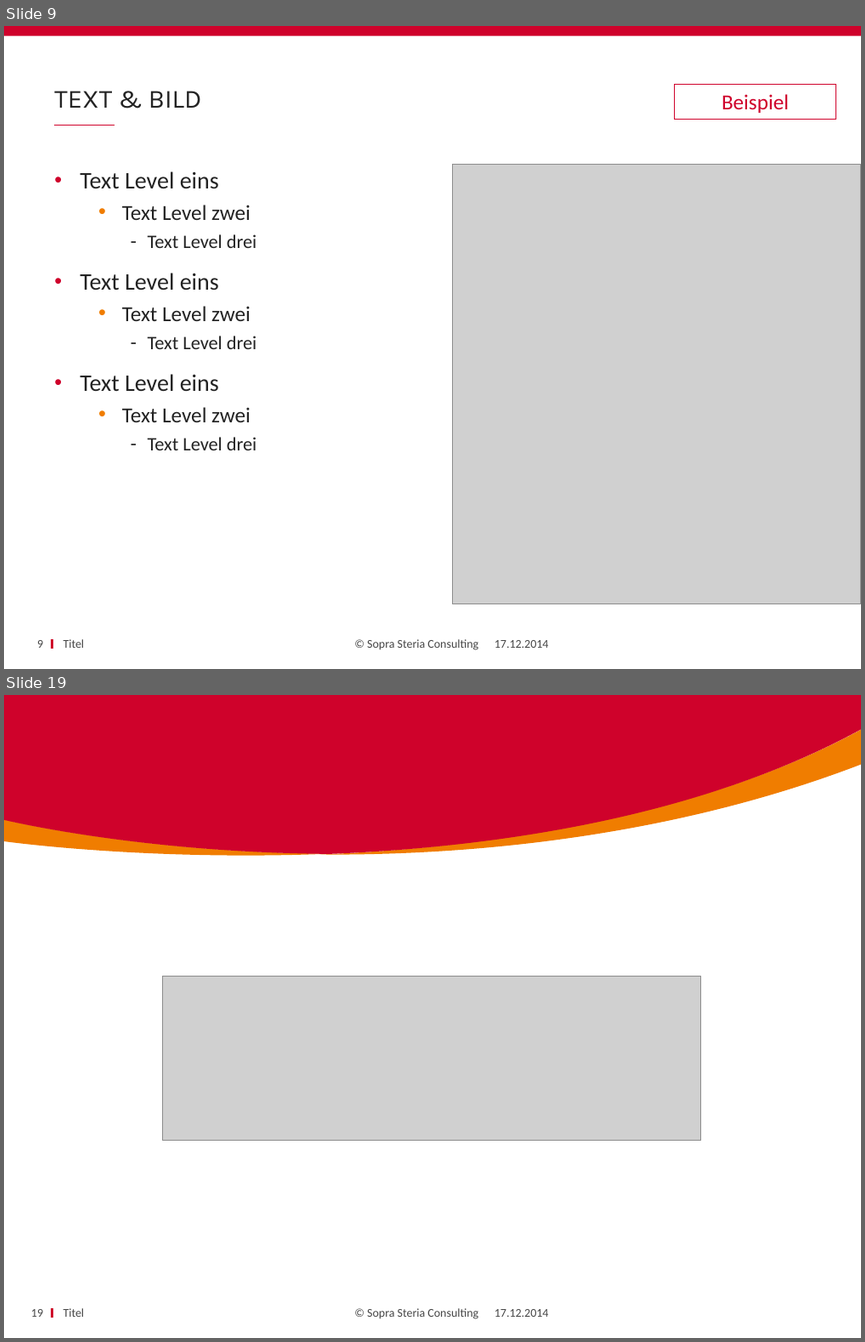
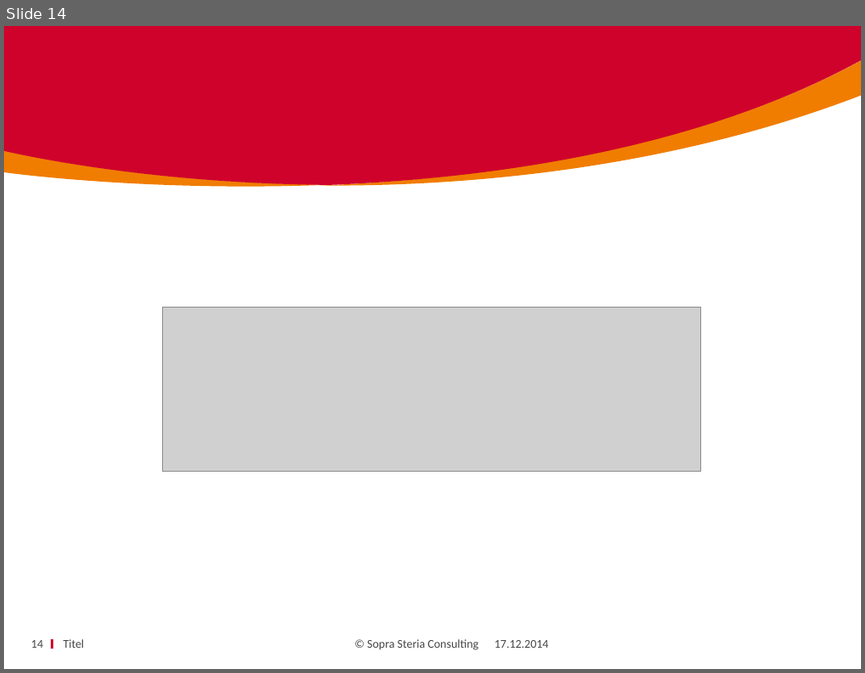
Before and after one commit to amueller0011stad/techupdate, a slide deck: TechUpdate_Status.pptx. Shown one above the other, each under a label of ours: slides 9 and 19 before the commit, slide 14 after it; the slides between them are not shown. The pictures are 865x1342 and 865x673 pixels, drawn with LibreOffice and Linux fonts; fonts in the diff are those of the drawing; grey boxes stand for pictures; background and template pictures are left out. Boxes give left, top, right and bottom in pixels: in the first picture for what was removed or moved away, otherwise in the second. Text is boxed around its words. In the diff, an @@ line names an element or a change of style, - is before the commit and + after.

```diff
--- a/TechUpdate_Status.pptx
+++ b/TechUpdate_Status.pptx
@@ slide 9 removed at box(4, 26, 861, 669), background #FFFFFF; not listed: 4 template elements that a slide beside it also shows @@
@@ title removed at box(54, 91, 201, 108) @@
-TEXT & BILD
@@ rectangle removed at box(674, 85, 836, 119) @@
-Beispiel
@@ text removed at box(80, 171, 256, 450) @@
-• Text Level eins
-  • Text Level zwei
-    ‐ Text Level drei
-• Text Level eins
-  • Text Level zwei
-    ‐ Text Level drei
-• Text Level eins
-  • Text Level zwei
-    ‐ Text Level drei
@@ picture removed at box(453, 164, 861, 603) @@
@@ page number removed at box(37, 640, 43, 647) @@
-9
@@ text removed at box(64, 639, 85, 647) @@
-Titel
@@ text removed at box(494, 640, 549, 647) @@
-17.12.2014
@@ what was slide 19 is now slide 14 @@
@@ page number at box(31, 640, 43, 647): text changed @@
-19
+14
```
Also in this commit, not shown: 7 slides changed, 6 slides added, 11 other slides removed.
